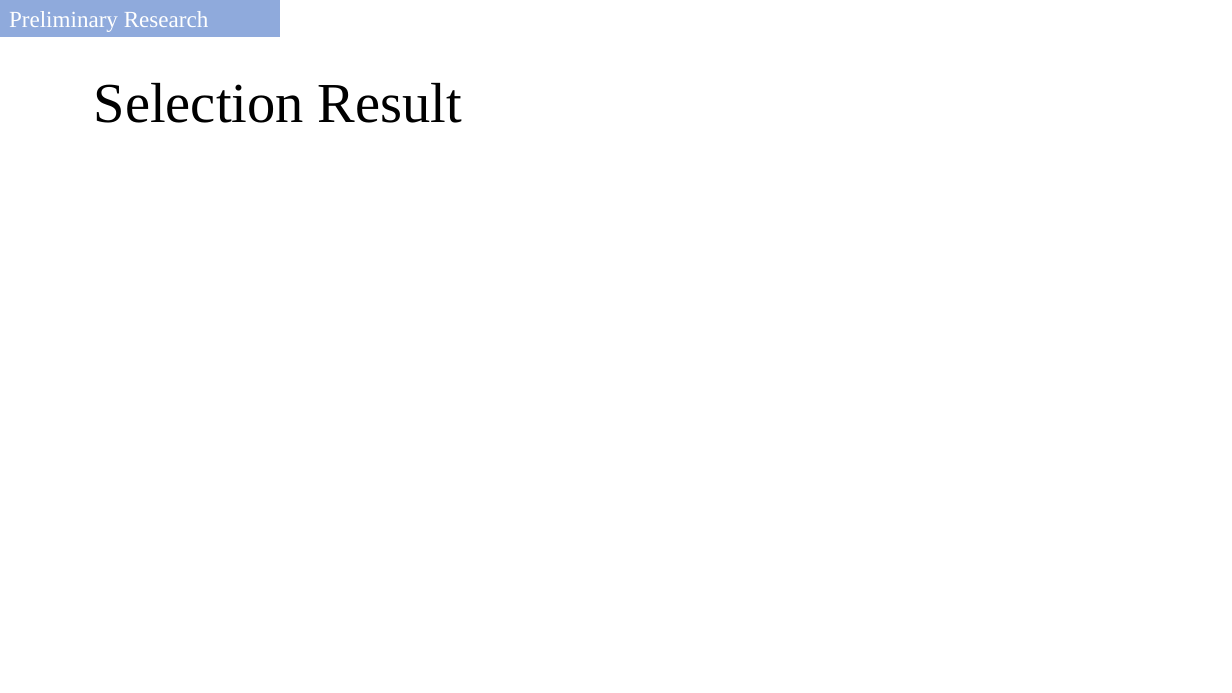
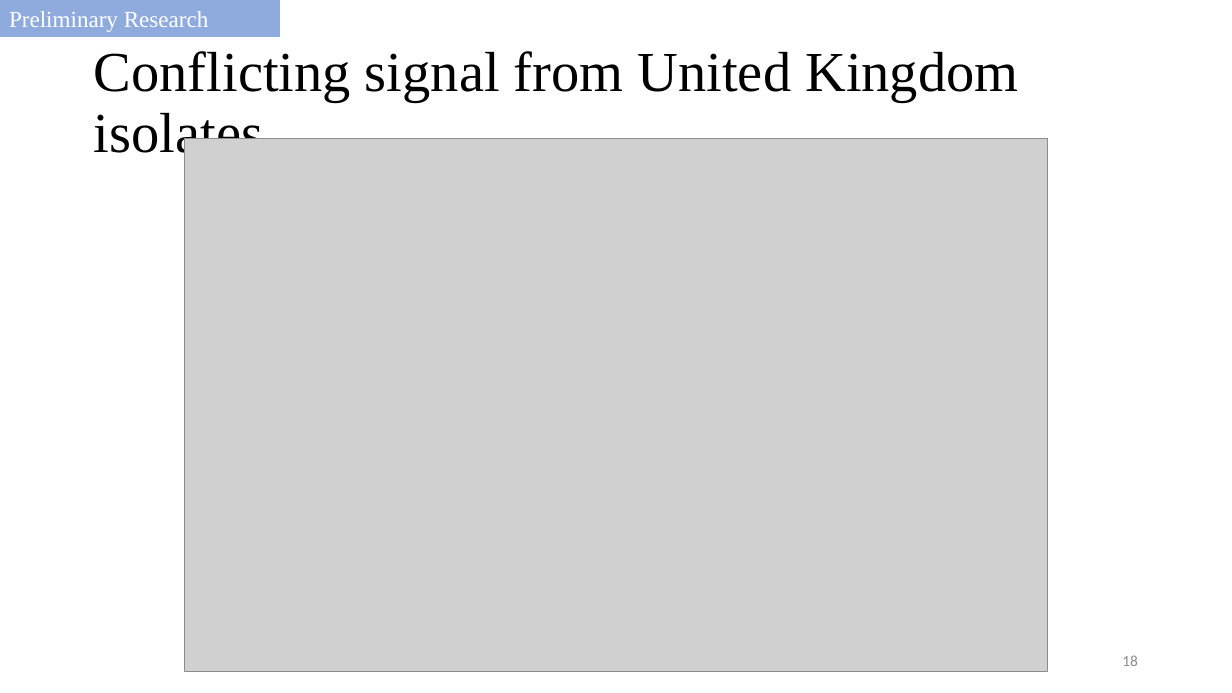
Before and after one commit to salvadorlab/Bovis-PangenomeOfReservoirs, a slide deck: slide 18 of Resources/2021_committeemeeting.pptx (slide 16 before the commit). Drawn at 1232x693 pixels with LibreOffice and Linux fonts; fonts in the diff are those of the drawing; grey boxes stand for pictures. Boxes give left, top, right and bottom in pixels: in the first picture for what was removed or moved away, otherwise in the second. Text is boxed around its words. In the diff, an @@ line names an element or a change of style, - is before the commit and + after.

```diff
--- a/Resources/2021_committeemeeting.pptx
+++ b/Resources/2021_committeemeeting.pptx
@@ title at (94,51,1018,163): text changed @@
-Selection Result
+Conflicting signal from United Kingdom isolates
@@ picture added at (185,139,1048,671) @@
@@ page number added at (1122,655,1138,666), 12 pt, text #8C8C8C @@
+18
```
Also in this commit, not shown: 21 other slides changed, 3 slides added, 1 slide removed.
